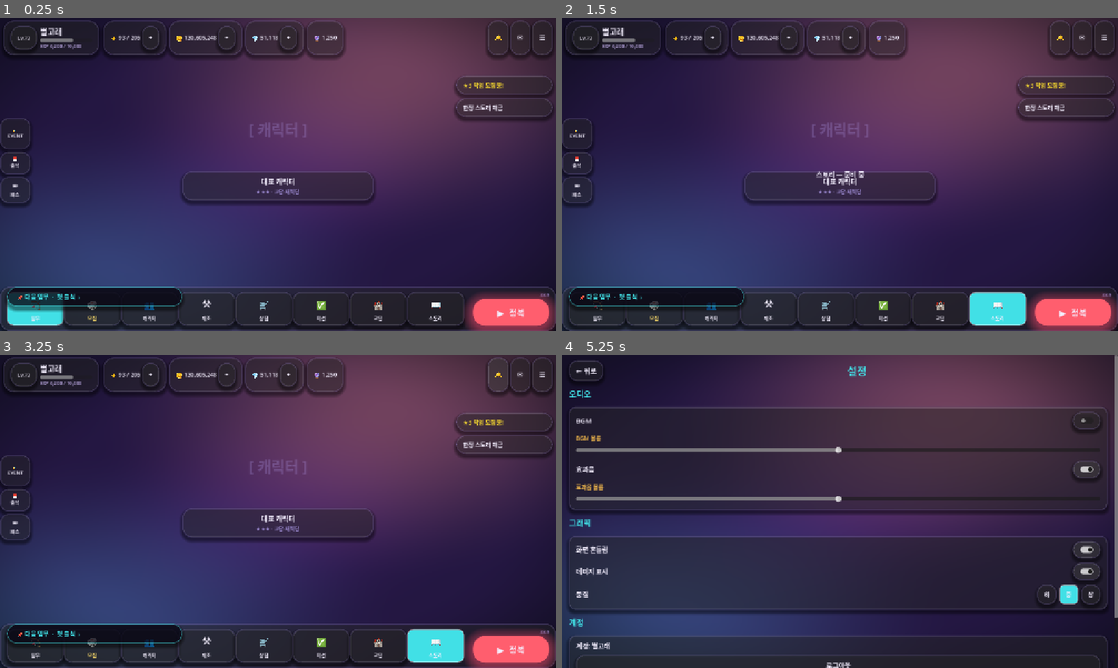
Above: before the commit, frames 1-4 (two rows, left to right).
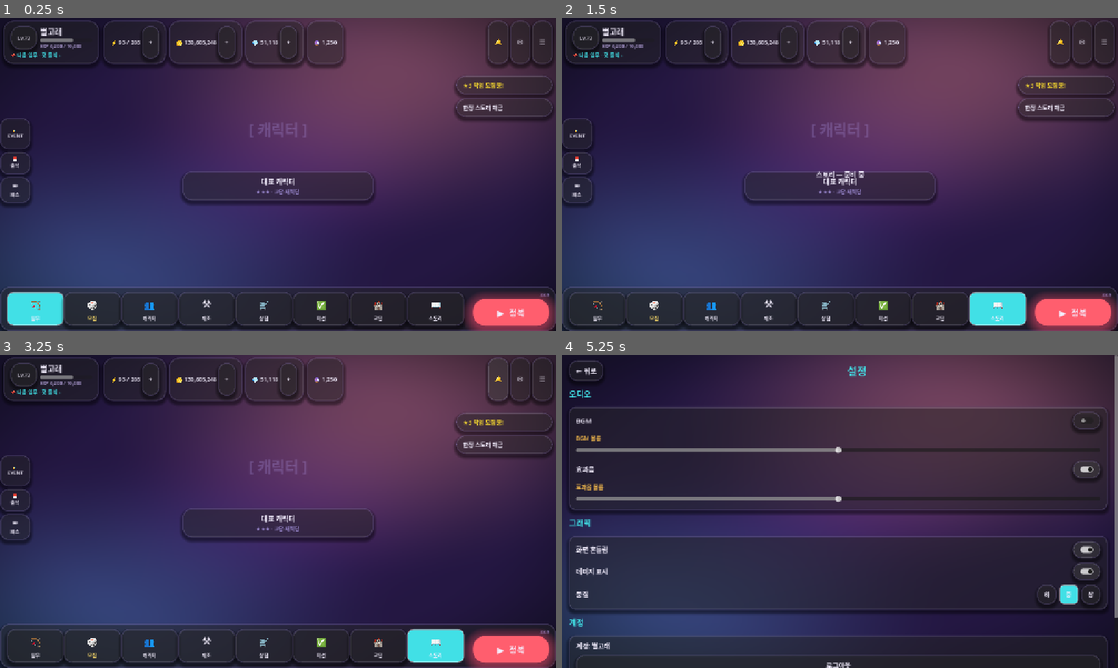
Above: after the commit, the same moments.

Repository: KADSA-OFFICIAL/Group-2
Game: Godot game, scene res://Boot.tscn
The game is run twice, just before and just after one commit, with the same random seed, the same clock (stepped at 60 frames per second) and the same inputs.
Inputs (mouse positions are in pixels of both pictures, inside the frame that each line leads up to):
- Up to frame 1 (0.25 s): no input
- Up to frame 2 (1.5 s): click (995, 309) at 0.5 s; click (995, 309) at 1.25 s
- Up to frame 3 (3.25 s): click "+" at 2 s; click "🔔" at 2.75 s
- Up to frame 4 (5.25 s): click "✉" at 3.5 s; click "← 뒤로" at 4.25 s; click "☰" at 5 s

The runs differ from the first frame. In frame 1, 4.1% of the frame differs, in the area x 0-100%, y 5-94%; in frame 2, 3.9%; in frame 3, 3.9%; in frame 4, nothing differs.

Commit message:
feat: 길라잡이 트래커를 PlayerCard 하단으로 이동 + 화면 자동 스케일링
- main_screen.gd: 가이드 트래커를 화면 좌하단 고정 위치에서
  PlayerCard(아바타/이름 영역) 바로 아래로 재배치. PlayerCard 내부에
  VBoxContainer 래퍼를 런타임으로 삽입하여 아이콘·이름 행 아래에 표시.
- Boot.gd: 시작 시 WINDOW_MODE_MAXIMIZED 로 창 최대화
- project.godot: window/size/resizable=true, window/dpi/allow_hidpi=true 추가
  (canvas_items + expand 스트레치는 유지 — 어떤 해상도에서도 비율 유지)

Co-Authored-By: Claude Sonnet 4.6 <noreply@anthropic.com>

Diff:
--- a/Boot.gd
+++ b/Boot.gd
@@ -5,4 +5,5 @@
 extends Node
 
 func _ready() -> void:
+	DisplayServer.window_set_mode(DisplayServer.WINDOW_MODE_MAXIMIZED)
 	ScreenManager.push(preload("res://screens/main/MainScreen.tscn"))
--- a/project.godot
+++ b/project.godot
@@ -34,8 +34,10 @@
 
 window/size/viewport_width=1280
 window/size/viewport_height=720
+window/size/resizable=true
 window/stretch/mode="canvas_items"
 window/stretch/aspect="expand"
+window/dpi/allow_hidpi=true
 
 [input]
 
--- a/screens/main/main_screen.gd
+++ b/screens/main/main_screen.gd
@@ -94,30 +94,24 @@
 
 	toast_label.visible = false
 
-	# ── 길라잡이 트래커 (메인 화면 하단 좌측) ──
-	_guide_label = Label.new()
-	_guide_label.name = "GuideTracker"
-	_guide_label.set_anchor(SIDE_LEFT, 0.0)
-	_guide_label.set_anchor(SIDE_RIGHT, 0.0)
-	_guide_label.set_anchor(SIDE_BOTTOM, 1.0)
-	_guide_label.set_anchor(SIDE_TOP, 1.0)
-	_guide_label.offset_left = 16
-	_guide_label.offset_right = 420
-	_guide_label.offset_bottom = -56
-	_guide_label.offset_top = -100
-	_guide_label.grow_horizontal = Control.GROW_DIRECTION_END
-	_guide_label.grow_vertical = Control.GROW_DIRECTION_BEGIN
-	_guide_label.add_theme_font_size_override("font_size", 14)
-	_guide_label.add_theme_color_override("font_color", ThemeFactory.C_CYAN)
-	var gs := ThemeFactory.glass_panel(false, 40)
-	gs.bg_color = Color(0.04, 0.03, 0.09, 0.65)
-	gs.border_color = Color(ThemeFactory.C_CYAN.r, ThemeFactory.C_CYAN.g, ThemeFactory.C_CYAN.b, 0.45)
-	_guide_label.add_theme_stylebox_override("normal", gs)
-	_guide_label.mouse_filter = Control.MOUSE_FILTER_STOP
-	_guide_label.gui_input.connect(func(ev: InputEvent):
-		if ev is InputEventMouseButton and ev.pressed:
-			ScreenManager.push(QUEST_SCR))
-	add_child(_guide_label)
+	# ── 길라잡이 트래커 (PlayerCard 아이콘·이름 아래) ──
+	var player_card := get_node("TopBar/HBoxContainer/PlayerCard") as PanelContainer
+	var inner_hbox := player_card.get_child(0) as HBoxContainer
+	if inner_hbox != null:
+		var outer_vbox := VBoxContainer.new()
+		outer_vbox.add_theme_constant_override("separation", 3)
+		inner_hbox.reparent(outer_vbox, false)
+		player_card.add_child(outer_vbox)
+
+		_guide_label = Label.new()
+		_guide_label.name = "GuideTracker"
+		_guide_label.add_theme_font_size_override("font_size", 12)
+		_guide_label.add_theme_color_override("font_color", ThemeFactory.C_CYAN)
+		_guide_label.mouse_filter = Control.MOUSE_FILTER_STOP
+		_guide_label.gui_input.connect(func(ev: InputEvent):
+			if ev is InputEventMouseButton and ev.pressed:
+				ScreenManager.push(QUEST_SCR))
+		outer_vbox.add_child(_guide_label)
 	_update_guide_tracker()
 
 
@@ -126,9 +120,9 @@
 		return
 	var cur := GameData.guide_current()
 	if cur == "":
-		_guide_label.text = "  🎉 모든 임무 완료!  "
+		_guide_label.text = "🎉 모든 임무 완료!"
 	else:
-		_guide_label.text = "  📌 다음 임무  ·  %s  ›  " % cur
+		_guide_label.text = "📌 다음 임무 · %s ›" % cur
 
 
 func _bind_player() -> void:
